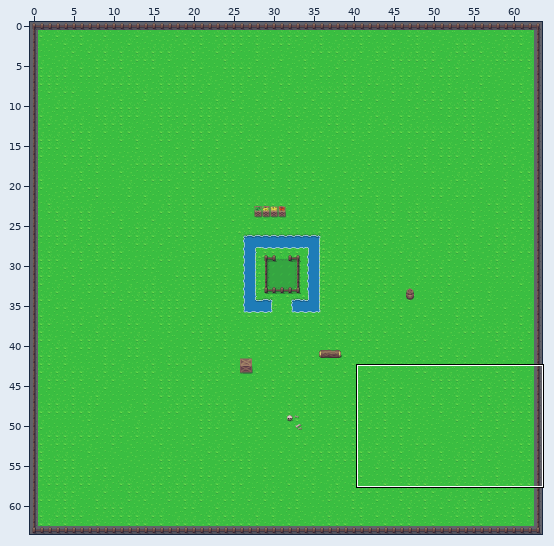
Two versions of a level (Tiled map, data/map.tmx). Above: a wide view before the commit, with the close-up outlined.
Close-up. Earlier state:
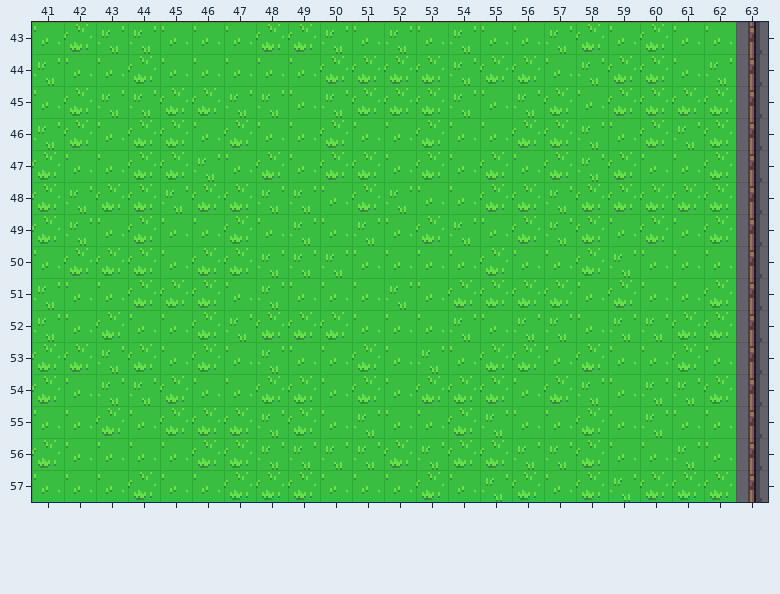
Cells are 16x16 px. Shown: x 41..63, y 43..57. The commit also changed other parts of the map, which this record leaves out.
And afterwards:
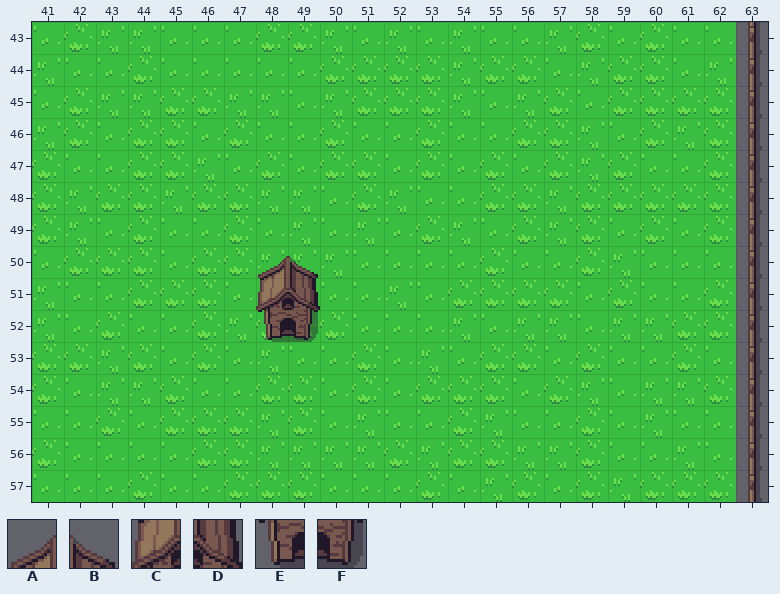
Key: from "tiles": A 121 "122", B 122 "123", C 144 "145", D 145 "146", E 170 "171", F 171 "172".
_ is an empty cell.
Changes in this commit:
Layer "colliding":
The author put tile A in row 50 at x 48.
The author put tile B in row 50 at x 49.
The author put tile C in row 51 at x 48.
The author put tile D in row 51 at x 49.
The author put tile E in row 52 at x 48.
The author put tile F in row 52 at x 49.
Pixel boxes of the changes (left, top, right, bottom) in both close-ups:
added: (256, 256, 320, 342)
